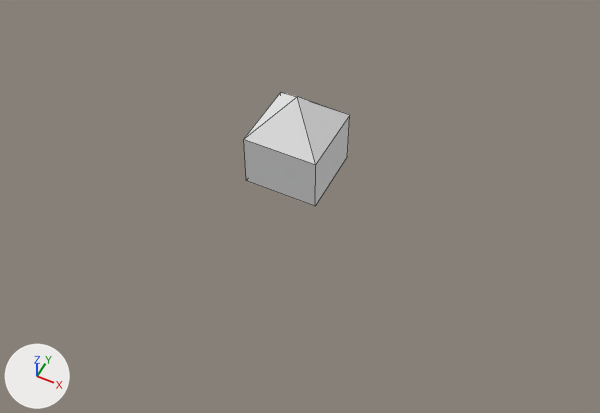
The Blender file 3. Tutorial_house.blend: old version first, new version second.
Rendered twice from a 50 mm lens placed at (7.0, -13.86, 15.85), pointed at (0.97, -1.79, 0.75). The lights are fixed; the arrows at lower left show +X, +Y and +Z. Mesh edges are drawn as thin lines.
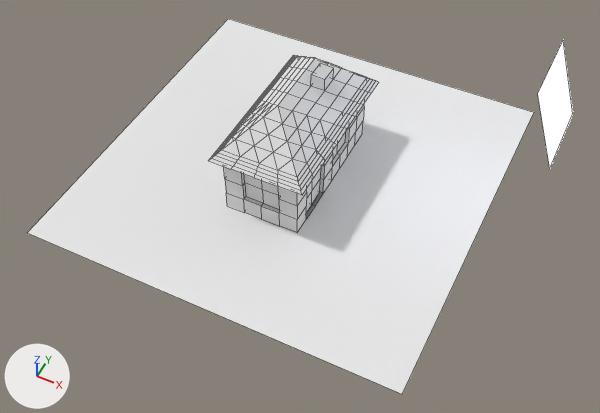
The change, as a list of edits to the scene's bpy script:
```text
Add mat_material_001:
    mat_material_001 = emission_material('Material.001')
    mat_material_001.base_color = (0.567, 0.635, 0.8)  # white #c6d1e7
    mat_material_001.strength = 5.0
Change me_cube:
    used by ob_cube; location = (0.0, 0.0, 1.0)
    remove me_cube.from_pydata(...)  # 9 vertices, 9 faces; spans x -1.0..1.0, y -1.0..1.0, z -1.0..1.5
    add me_cube.from_pydata(...)  # 687 vertices, 711 faces; spans x -5.0..5.0, y -5.0..5.0, z -1.0..2.09
    me_cube part 1: 1 vertex removed from x 0.0, y 0.0, z 1.5; 675 vertices added at x -1.25..1.25, y -2.25..2.25, z -1.0..2.09
    me_cube part 2: 4 vertices added at x -5.0..5.0, y -5.0..5.0, z -1.0
Add me_plane:
    me_plane.from_pydata([(-1.0, -1.0, 0.0), (1.0, -1.0, 0.0), (-1.0, 1.0, 0.0), (1.0, 1.0, 0.0)], [], [(0, 1, 3, 2)])
    me_plane.materials.append(mat_material_001)  # white #c6d1e7
Add ob_plane:
    ob_plane = bpy.data.objects.new('Plane', me_plane)
    ob_plane.location = (5.84, 1.02, 3.73)
    ob_plane.rotation_euler = (0.0, -1.917, 0.0)  # degrees (0, -110, 0)
```

Changed parts and their boxes (x1, y1, x2, y2) in the pictures (600 x 413 px):
'Cube', reshaped (375% wider, 227% taller): before (244, 92, 350, 206); after (27, 19, 534, 394)
'Plane', added: after (538, 41, 573, 167)
part 1 of me_cube, built on: before (244, 92, 350, 165); after (208, 55, 378, 233)
part 2 of me_cube, added: after (27, 19, 534, 394)
